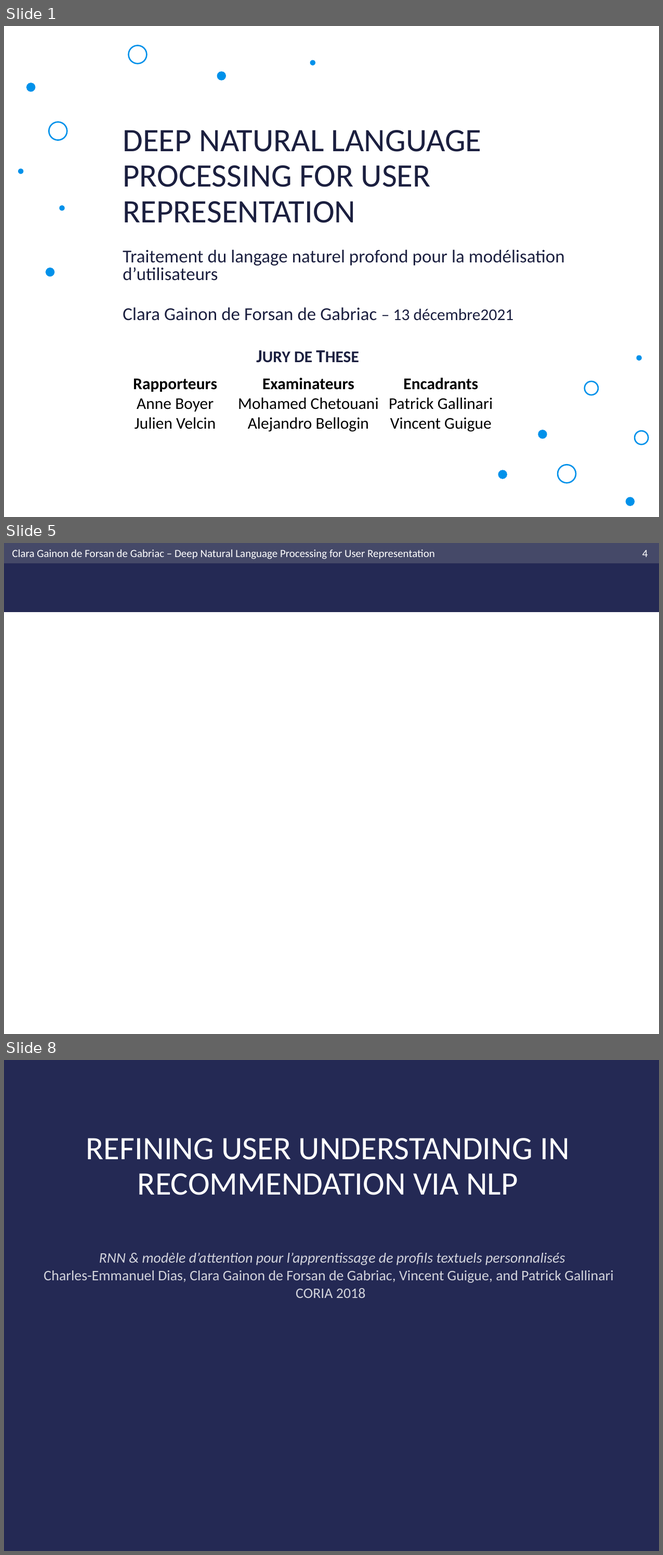
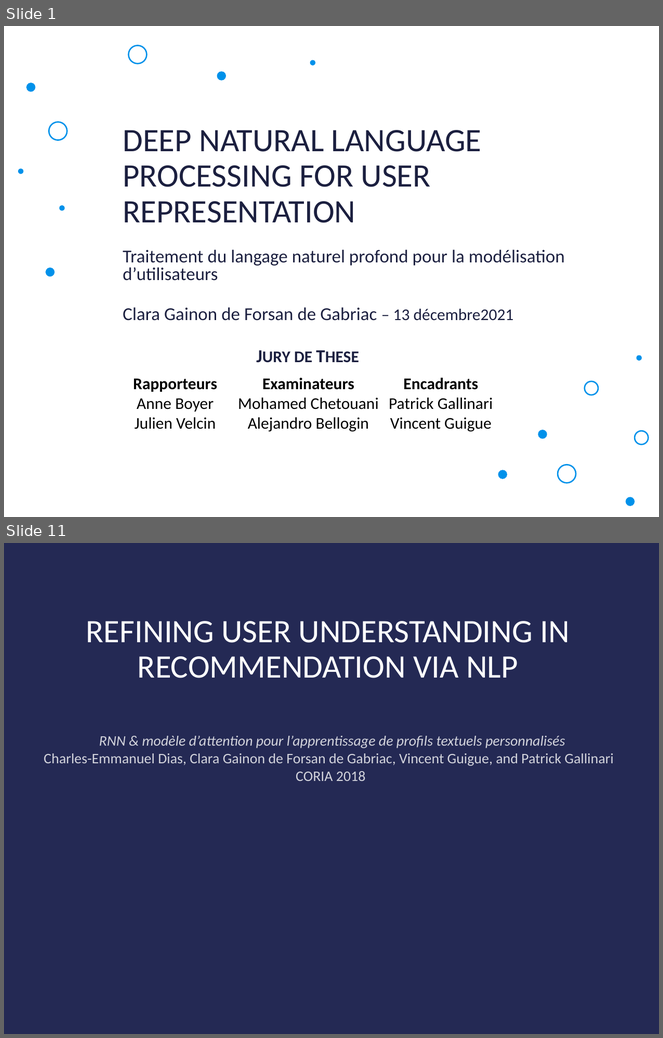
Before and after one commit to clara-gdef/defense, a slide deck: defense.pptx. Shown one above the other, each under a label of ours: slides 1, 5 and 8 before the commit, slides 1 and 11 after it; the slides between them are not shown. The pictures are 663x1555 and 663x1038 pixels, drawn with LibreOffice and Linux fonts; fonts in the diff are those of the drawing; background and template pictures are left out. Boxes give left, top, right and bottom in pixels: in the first picture for what was removed or moved away, otherwise in the second. Text is boxed around its words. In the diff, an @@ line names an element or a change of style, - is before the commit and + after.

```diff
--- a/defense.pptx
+++ b/defense.pptx
@@ slide 5 removed at (4, 543, 659, 1034), background #FFFFFF @@
@@ rectangle removed at (4, 543, 659, 612) @@
@@ rectangle removed at (4, 543, 659, 563) @@
@@ text removed at (12, 549, 435, 559) @@
-Clara Gainon de Forsan de Gabriac – Deep Natural Language Processing for User Representation
@@ page number removed at (643, 550, 648, 557) @@
-4
@@ what was slide 8 is now slide 11 @@
```
Also in this commit, not shown: 7 slides changed, 7 slides added, 3 other slides removed, 2 other files.
